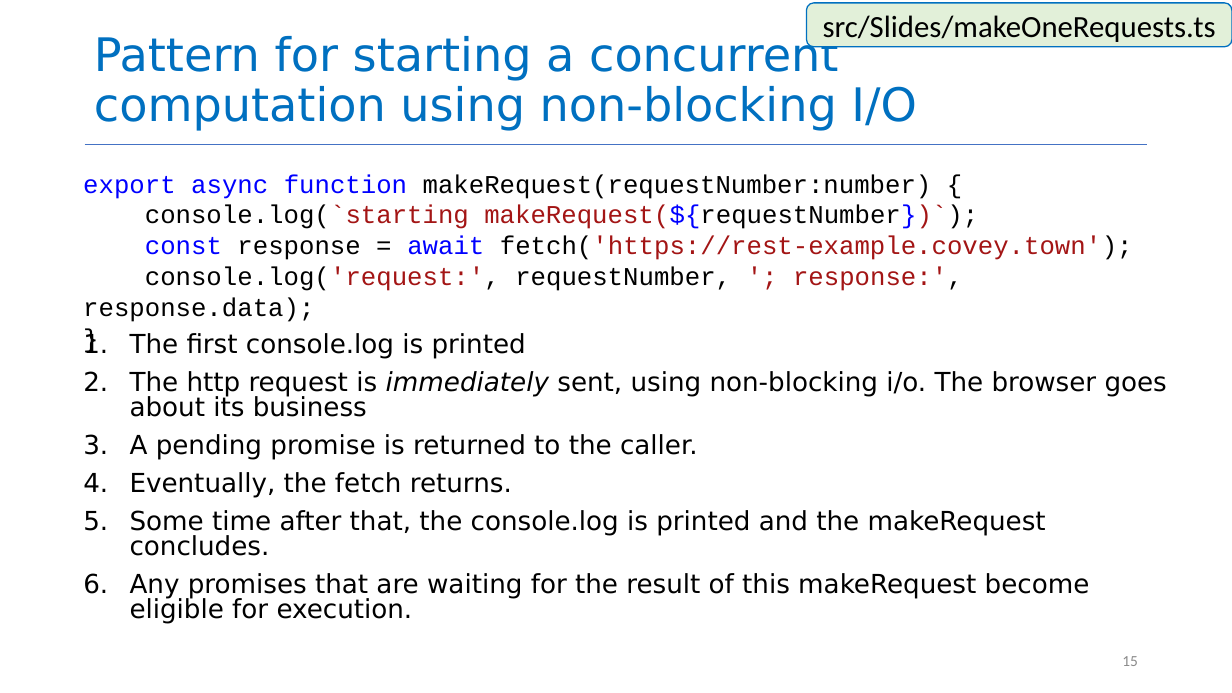
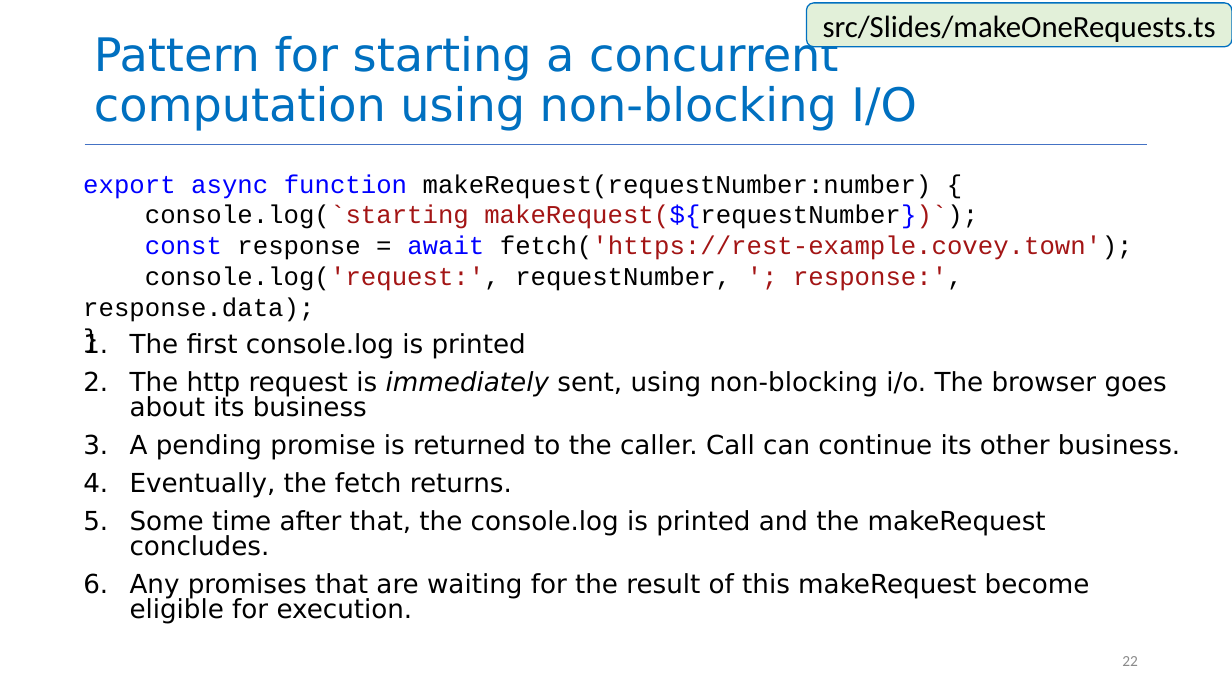
Before and after one commit to neu-se/CS4530-Summer-2026, a slide deck: slide 22 of Slides/Module 08 Concurrency Patterns in Typescript.pptx (slide 15 before the commit). Drawn at 1232x693 pixels with LibreOffice and Linux fonts; fonts in the diff are those of the drawing. Boxes give left, top, right and bottom in pixels: in the first picture for what was removed or moved away, otherwise in the second. Text is boxed around its words. In the diff, an @@ line names an element or a change of style, - is before the commit and + after.

```diff
--- a/Slides/Module 08 Concurrency Patterns in Typescript.pptx
+++ b/Slides/Module 08 Concurrency Patterns in Typescript.pptx
@@ text at (130, 434, 1180, 459): text changed @@
-3. A pending promise is returned to the caller.
+3. A pending promise is returned to the caller. Call can continue its other business.
@@ page number at (1122, 656, 1138, 666): text changed @@
-15
+22
```
Also in this commit, not shown: 5 other slides changed, 6 slides added, 1 other file.
